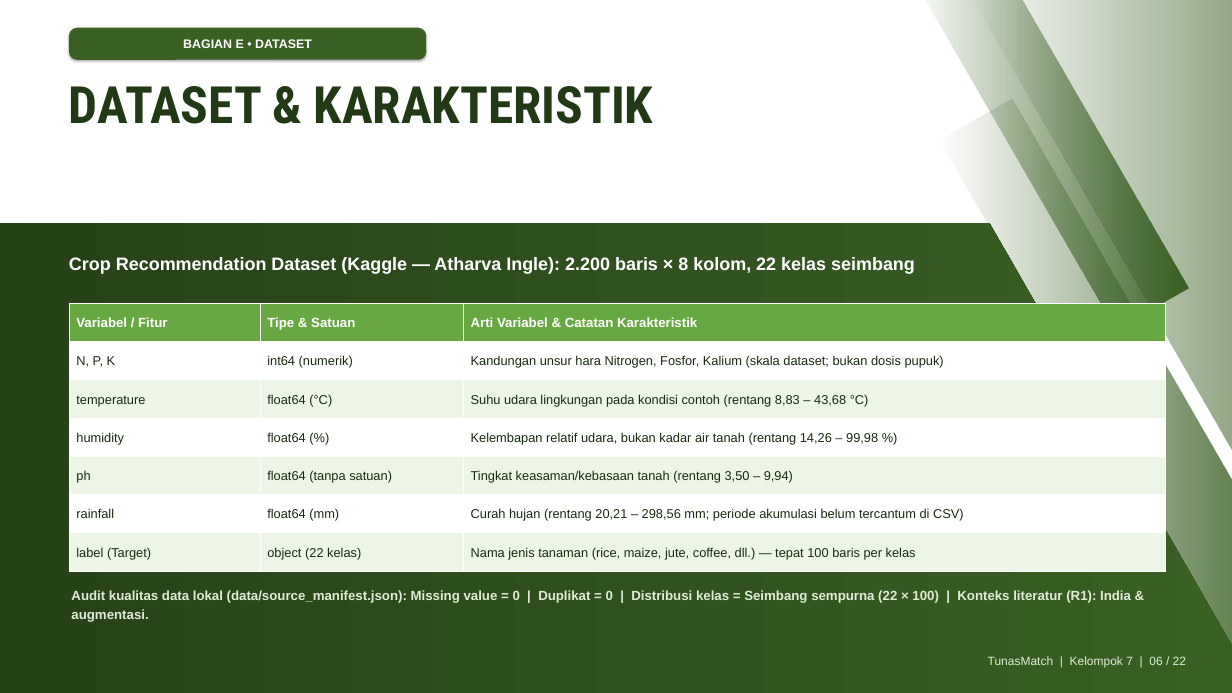
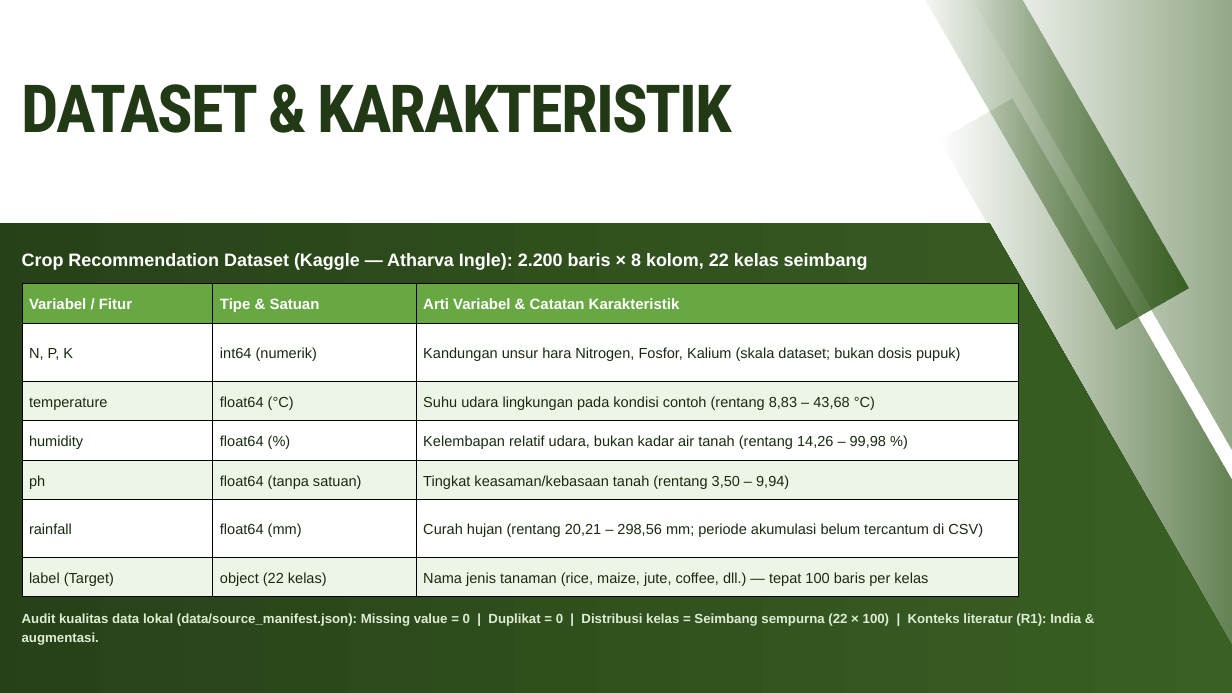
Before and after one commit to mikhailazka-dotcom/ML2026_TEK1302_Kelompok7_TunasMatch, a slide deck: slide 6 of presentation/Laporan_Proyek_Tanaman.pptx. Drawn at 1232x693 pixels with LibreOffice and Linux fonts; fonts in the diff are those of the drawing. Boxes give left, top, right and bottom in pixels: in the first picture for what was removed or moved away, otherwise in the second. Text is boxed around its words. In the diff, an @@ line names an element or a change of style, - is before the commit and + after.

```diff
--- a/presentation/Laporan_Proyek_Tanaman.pptx
+++ b/presentation/Laporan_Proyek_Tanaman.pptx
@@ rounded rectangle removed at box(69, 28, 426, 60) @@
-BAGIAN E • DATASET
@@ text "DATASET & KARAKTERISTIK": place and size @@
-text "DATASET & KARAKTERISTIK" at box(69, 86, 654, 124)
+text "DATASET & KARAKTERISTIK" at box(22, 84, 733, 133)
@@ text "DATASET & KARAKTERISTIK" at box(22, 84, 733, 133): size 60 to 77.5 pt, text colour #223915 to gradient #223915 to #3A6024, letter spacing 0 to -2.3 pt; line spacing 1.05 to 76.7pt @@
@@ text "Crop Recommendation Dataset (Kaggle — ...": place and size @@
-text "Crop Recommendation Dataset (Kaggle — ..." at box(69, 257, 915, 274)
+text "Crop Recommendation Dataset (Kaggle — ..." at box(22, 252, 868, 270)
@@ text "Crop Recommendation Dataset (Kaggle — ..." at box(22, 252, 868, 270): line spacing 1.12 to 28.2pt @@
@@ table at box(22, 283, 1018, 597) @@
@@ size 15.5 to 17.5 pt in "Variabel / Fitur", "Tipe & Satuan", "Arti Variabel & Catatan Karakteristik" @@
@@ size 15 to 17 pt in "N, P, K", "int64 (numerik)", "Kandungan unsur hara Nitrogen, Fosfor, Kalium (skala ...", "temperature" and 14 more places @@
@@ line spacing 1.12 to 23.5pt @@
@@ line spacing 1.12 to 22.8pt @@
@@ borders changed @@
@@ table: place and size @@
-table at box(69, 303, 1165, 571)
+table at box(22, 283, 1018, 597)
@@ text "Audit kualitas data lokal (data/source_manifest.json): ...": place and size @@
-text "Audit kualitas data lokal (data/source_manifest.json): ..." at box(71, 590, 1131, 622)
+text "Audit kualitas data lokal (data/source_manifest.json): ..." at box(22, 613, 1081, 645)
@@ text "Audit kualitas data lokal (data/source_manifest.json): ..." at box(22, 613, 1081, 645): line spacing 1.15 to 21.4pt; less space between paragraphs @@
@@ text removed at box(988, 656, 1186, 668) @@
-TunasMatch | Kelompok 7 | 06 / 22
```
Also in this commit, not shown: 20 other slides changed, 1 slide added, 1 slide removed, 1 other file.
